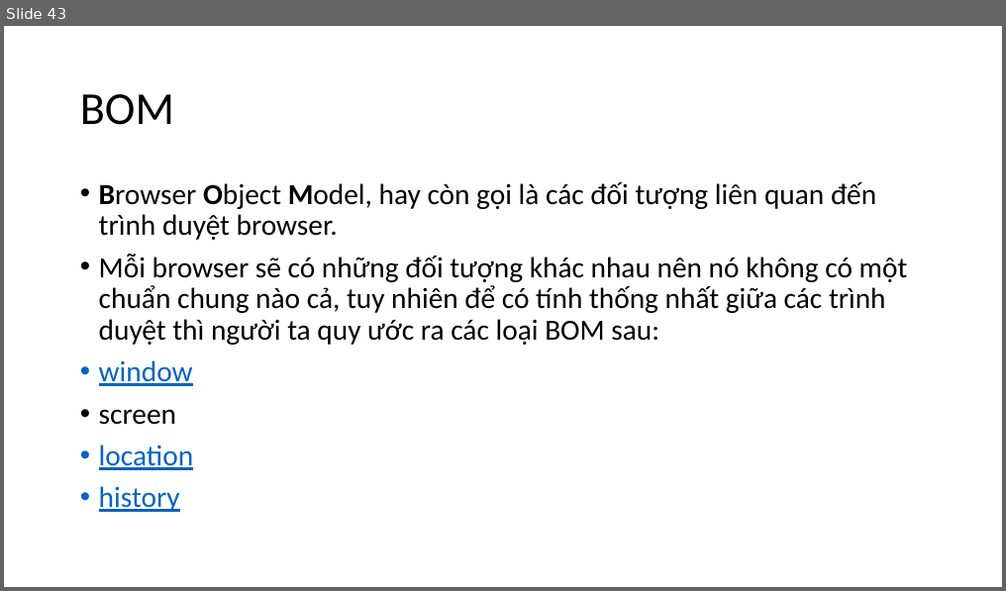
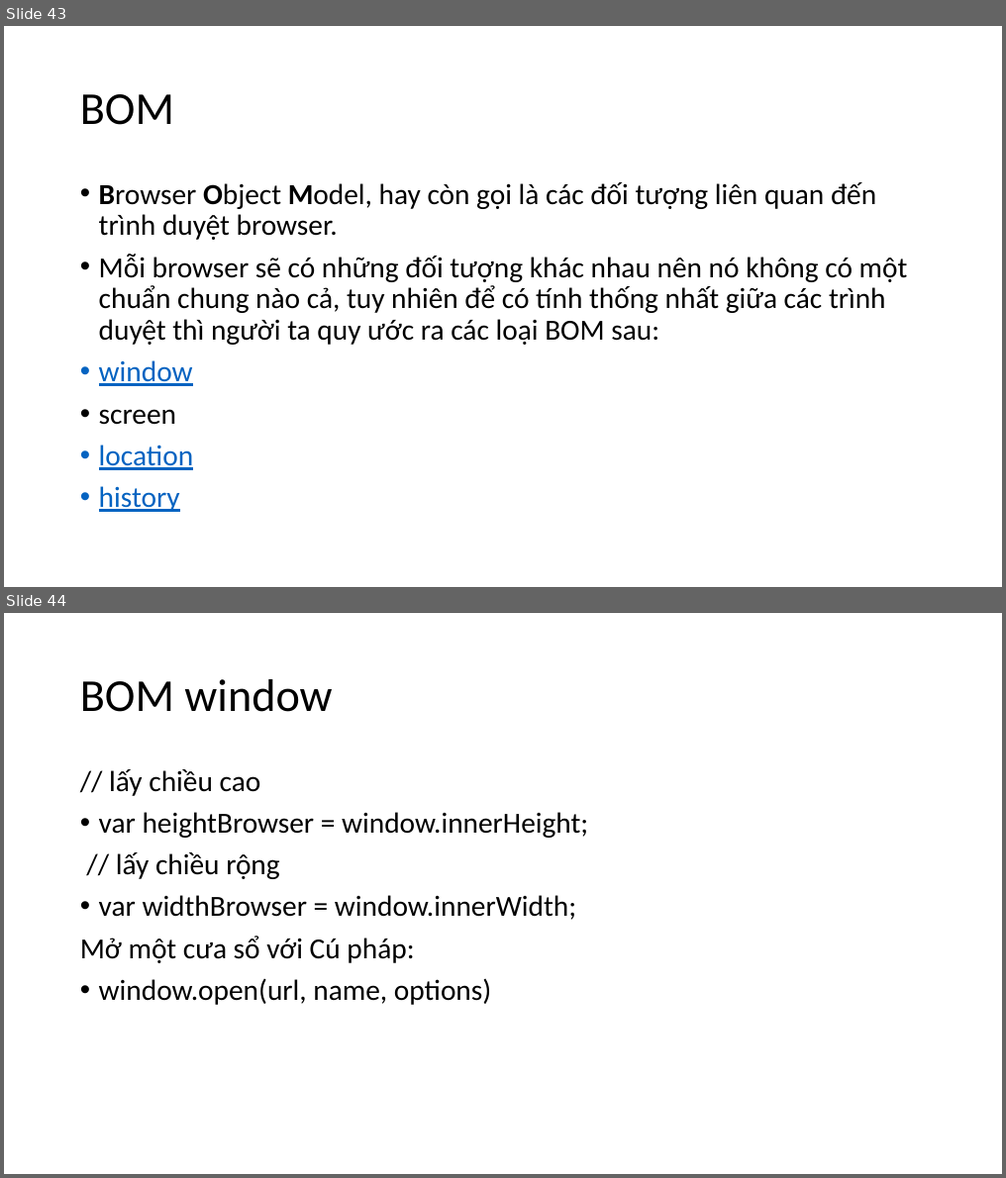
Before and after one commit to hoanghiep8921/ljava1909, a slide deck: slide/Java Script.pptx. Shown one above the other, each under a label of ours: slide 43 before the commit, slides 43 and 44 after it. The pictures are 1006x591 and 1006x1178 pixels, drawn with LibreOffice and Linux fonts; fonts in the diff are those of the drawing. Boxes give left, top, right and bottom in pixels: in the first picture for what was removed or moved away, otherwise in the second. Text is boxed around its words. In the diff, an @@ line names an element or a change of style, - is before the commit and + after.

```diff
--- a/slide/Java Script.pptx
+++ b/slide/Java Script.pptx
@@ slide 44 added at (4,613,1002,1174), background #FFFFFF @@
@@ title added at (80,679,332,712), 44 pt, text #000000 @@
+BOM window
@@ text added at (80,769,588,1005), 28 pt, text #000000 @@
+// lấy chiều cao
+• var heightBrowser = window.innerHeight;
+// lấy chiều rộng
+• var widthBrowser = window.innerWidth;
+Mở một cưa sổ với Cú pháp:
+• window.open(url, name, options)
```
Also in this commit, not shown: 6 other slides added, 3 other files.
